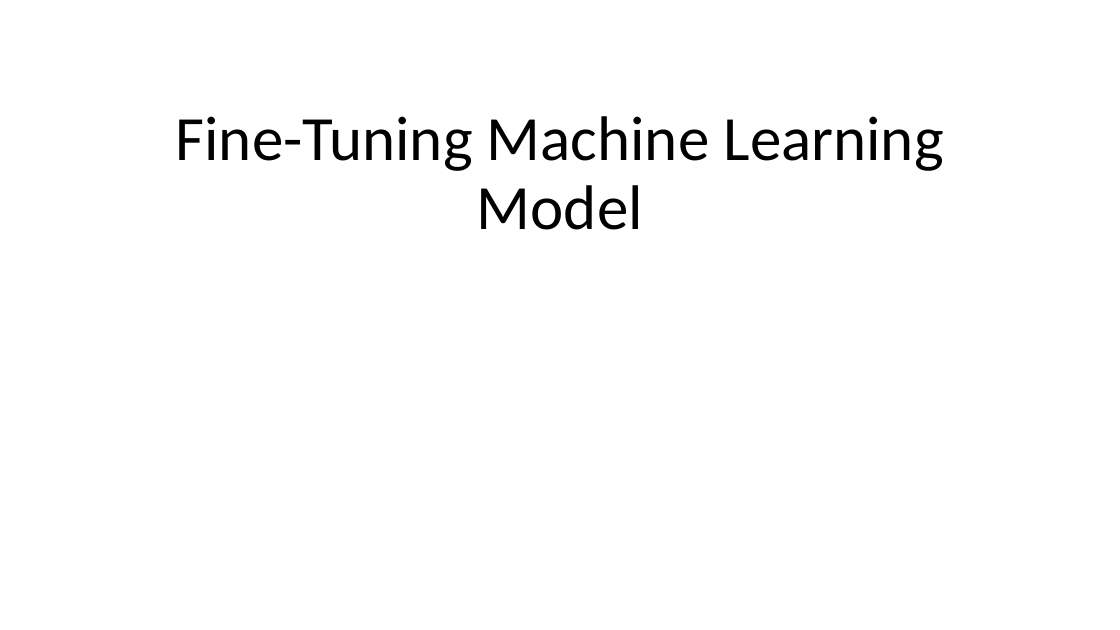
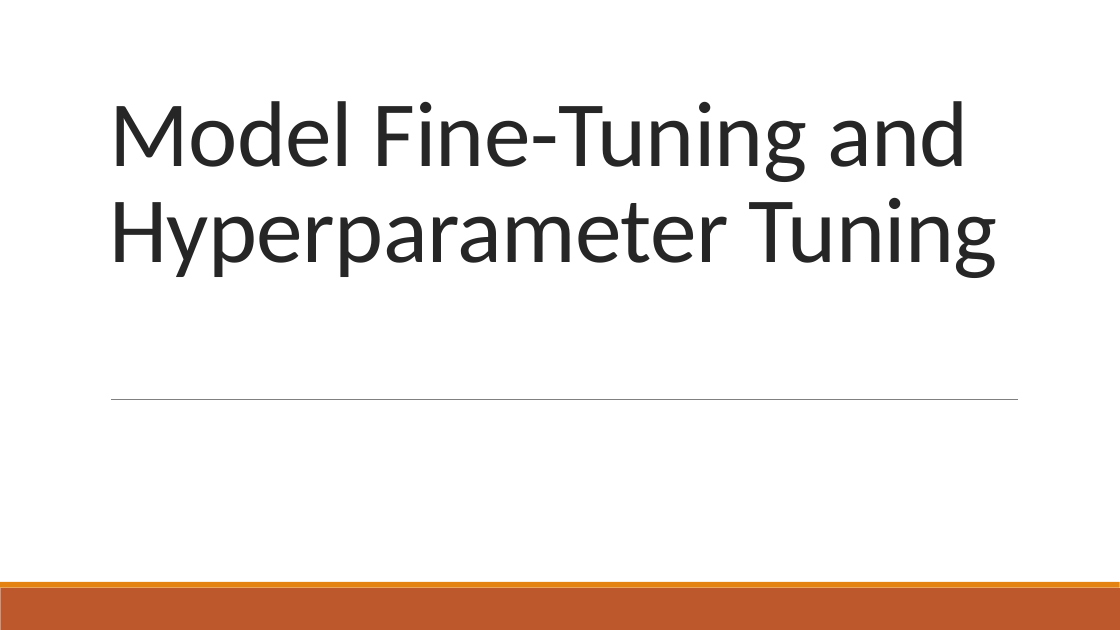
Before and after one commit to SubashSah/AI-Intern-2025, a slide deck: slide 1 of Task 3/Fine-tuning model.pptx. Drawn at 1120x630 pixels with LibreOffice and Linux fonts; fonts in the diff are those of the drawing. Boxes give left, top, right and bottom in pixels: in the first picture for what was removed or moved away, otherwise in the second. Text is boxed around its words. In the diff, an @@ line names an element or a change of style, - is before the commit and + after.

Commit message:
Updated hyperparameter tuning and model fine-tuning

```diff
--- a/Task 3/Fine-tuning model.pptx
+++ b/Task 3/Fine-tuning model.pptx
@@ title at [109, 101, 998, 278]: text changed; size 54 to 80 pt; text colour #000000 to #262626 @@
-Fine-Tuning Machine Learning Model
+Model Fine-Tuning and Hyperparameter Tuning
@@ line added from (111, 399) to (1018, 399), #808080 0.5 pt @@
@@ rectangle added at [0, 588, 1120, 630], fill #BD582C @@
@@ rectangle added at [0, 582, 1120, 588], fill #E48312 @@
```
Also in this commit, not shown: 7 other slides changed, 5 slides added, 2 slides removed.
